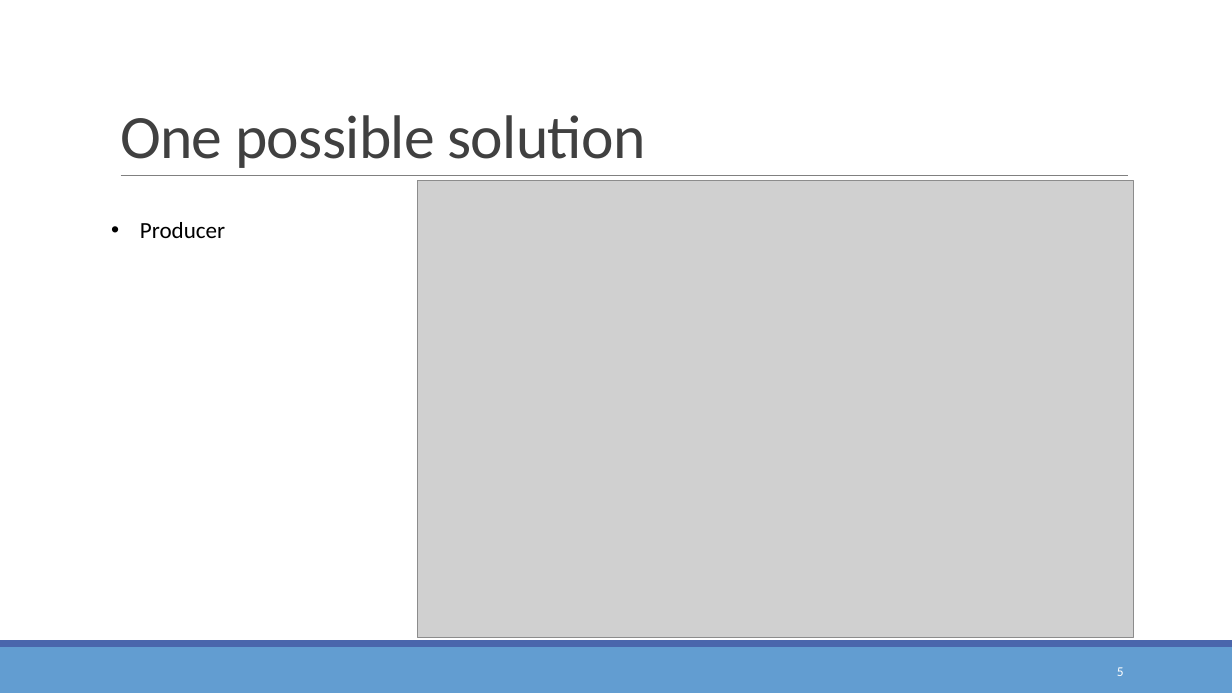
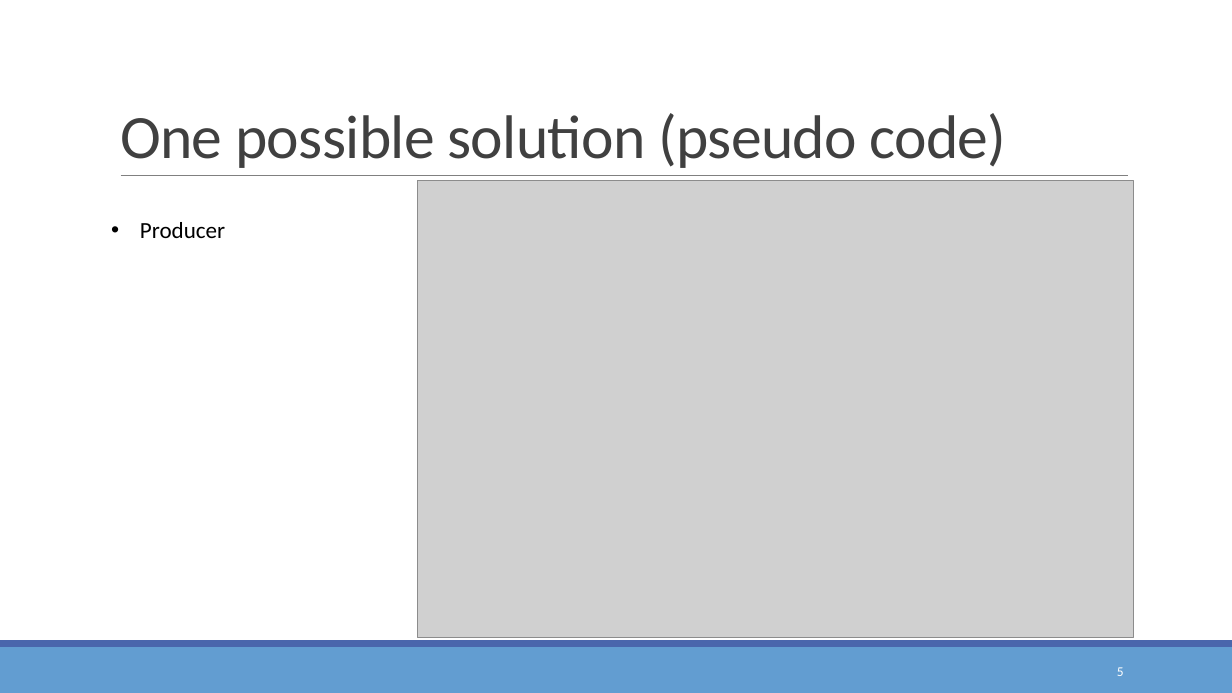
Before and after one commit to henryhxu/CSCI3150, a slide deck: slide 5 of tutorial/T08/tutorial08.pptx. Drawn at 1232x693 pixels with LibreOffice and Linux fonts; fonts in the diff are those of the drawing; grey boxes stand for pictures. Boxes give left, top, right and bottom in pixels: in the first picture for what was removed or moved away, otherwise in the second. Text is boxed around its words. In the diff, an @@ line names an element or a change of style, - is before the commit and + after.

```diff
--- a/tutorial/T08/tutorial08.pptx
+++ b/tutorial/T08/tutorial08.pptx
@@ title at <box>120,113,1007,168</box>: text changed @@
-One possible solution
+One possible solution (pseudo code)
```
Also in this commit, not shown: 2 other slides changed.
